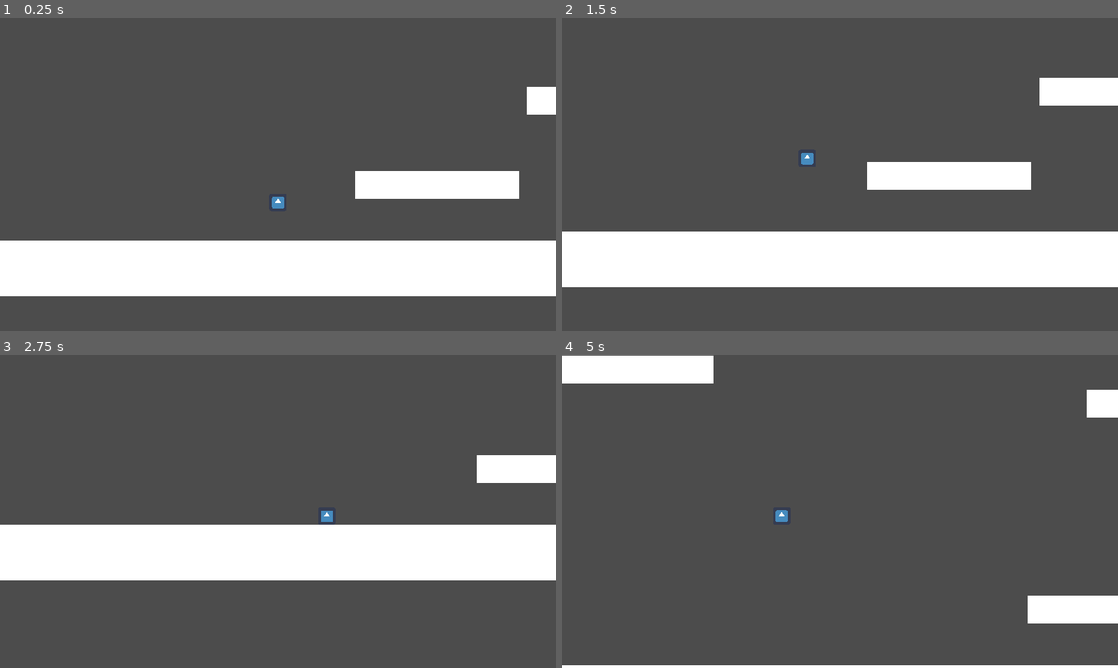
Above: before the commit, frames 1-4 (two rows, left to right).
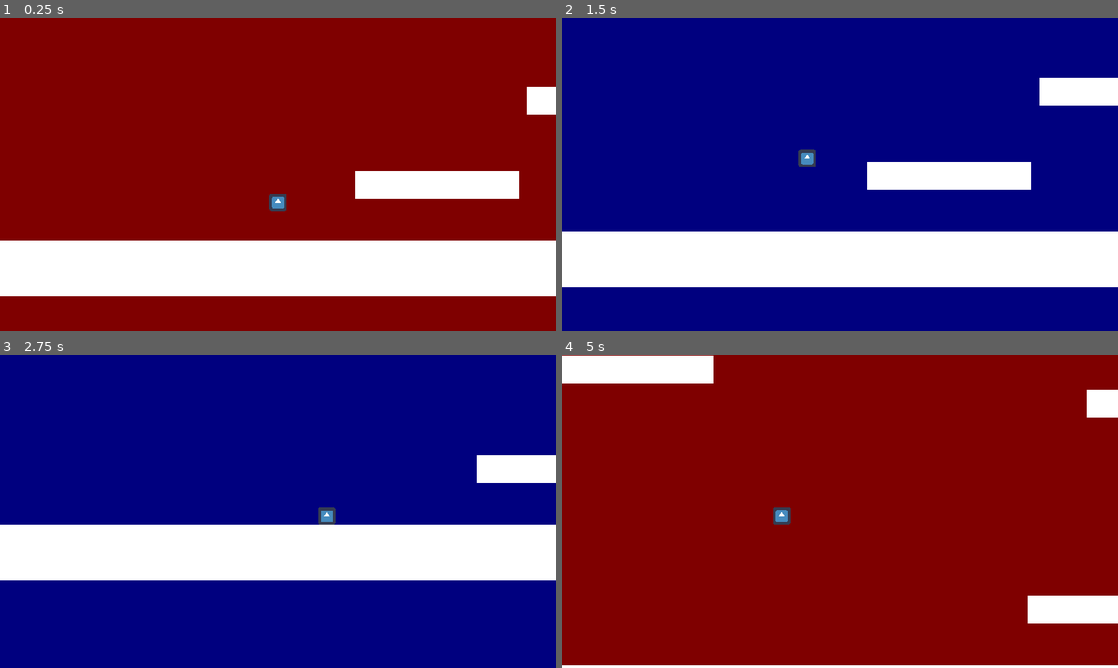
Above: after the commit, the same moments.

Repository: noc7c9/dye-dont-die
Game: Godot game, scene res://main.tscn
Same seed, same stepped clock (60 frames per second), same inputs: the game is played once before the commit and once after it. The engine's default icon, where the game draws it, is replaced by a stand-in: a white triangle on a blue panel in a dark square.
Inputs:
- Up to frame 1 (0.25 s): no input
- Up to frame 2 (1.5 s): hold Right (move_right) 0.53-1.28 s; hold Space (jump) 0.53-1.28 s; hold Left (move_left) from 1.28 s (still down); tap Space (jump) at 1.35 s
- Up to frame 3 (2.75 s): tap Space (jump) at 1.52, 1.82 s; release Left (move_left) at 2.03 s; hold Right (move_right) from 2.03 s (still down); hold Space (jump) from 2.03 s (still down)
- Up to frame 4 (5 s): release Space (jump) at 2.78 s; tap Space (jump) at 2.85, 3.02, 3.32, 4.35, 4.52, 4.82 s; release Right (move_right) at 3.53 s; hold Space (jump) 3.53-4.28 s; hold Left (move_left) from 3.53 s (still down)

The runs differ from the first frame. In frame 1, 79% of the frame differs, in the area x 0-100%, y 0-100%; in frame 2, 78%; in frame 3, 81%; in frame 4, 95%.

Commit message:
Introduce background color changing

Diff:
--- a/main.tscn
+++ b/main.tscn
@@ -1,9 +1,21 @@
-[gd_scene load_steps=3 format=2]
+[gd_scene load_steps=4 format=2]
 
 [ext_resource path="res://src/platform/platform.tscn" type="PackedScene" id=1]
 [ext_resource path="res://src/player/player.tscn" type="PackedScene" id=2]
+[ext_resource path="res://src/background.gd" type="Script" id=3]
 
 [node name="main" type="Node2D"]
+
+[node name="background" type="ColorRect" parent="."]
+margin_left = -100000.0
+margin_top = -100000.0
+margin_right = 100000.0
+margin_bottom = 100000.0
+color = Color( 0, 0, 0, 1 )
+script = ExtResource( 3 )
+__meta__ = {
+"_edit_use_anchors_": false
+}
 
 [node name="player" parent="." instance=ExtResource( 2 )]
 position = Vector2( 260, 234 )
--- a/project.godot
+++ b/project.godot
@@ -17,6 +17,10 @@
 config/name="Dye Don't Die"
 run/main_scene="res://main.tscn"
 config/icon="res://icon.png"
+
+[autoload]
+
+GameManager="*res://src/game_manager.gd"
 
 [display]
 
--- /dev/null
+++ b/src/background.gd
@@ -0,0 +1,10 @@
+extends ColorRect
+
+onready var GameManager  =get_node('/root/GameManager')
+
+func _ready():
+    self.color = GameManager.get_current_real_color()
+    GameManager.connect('color_change', self, '_on_color_change')
+
+func _on_color_change():
+    self.color = GameManager.get_current_real_color()
--- /dev/null
+++ b/src/game_manager.gd
@@ -0,0 +1,26 @@
+extends Node
+
+signal color_change()
+
+var total_colors: int = 3
+var current_color: int = 0
+
+func _process(_delta:float):
+    if Input.is_action_just_pressed('jump'):
+        current_color = (current_color + 1) % total_colors
+        emit_signal('color_change')
+
+func get_current_real_color():
+    return to_real_color(current_color)
+
+func to_real_color(color: int):
+    match color:
+        0:
+            return Color(0.5, 0, 0, 1)
+        1:
+            return Color(0, 0.5, 0, 1)
+        2:
+            return Color(0, 0, 0.5, 1)
+        _:
+            assert(false, "invalid color %d" % color)
+            return Color(0, 0, 0, 1)
